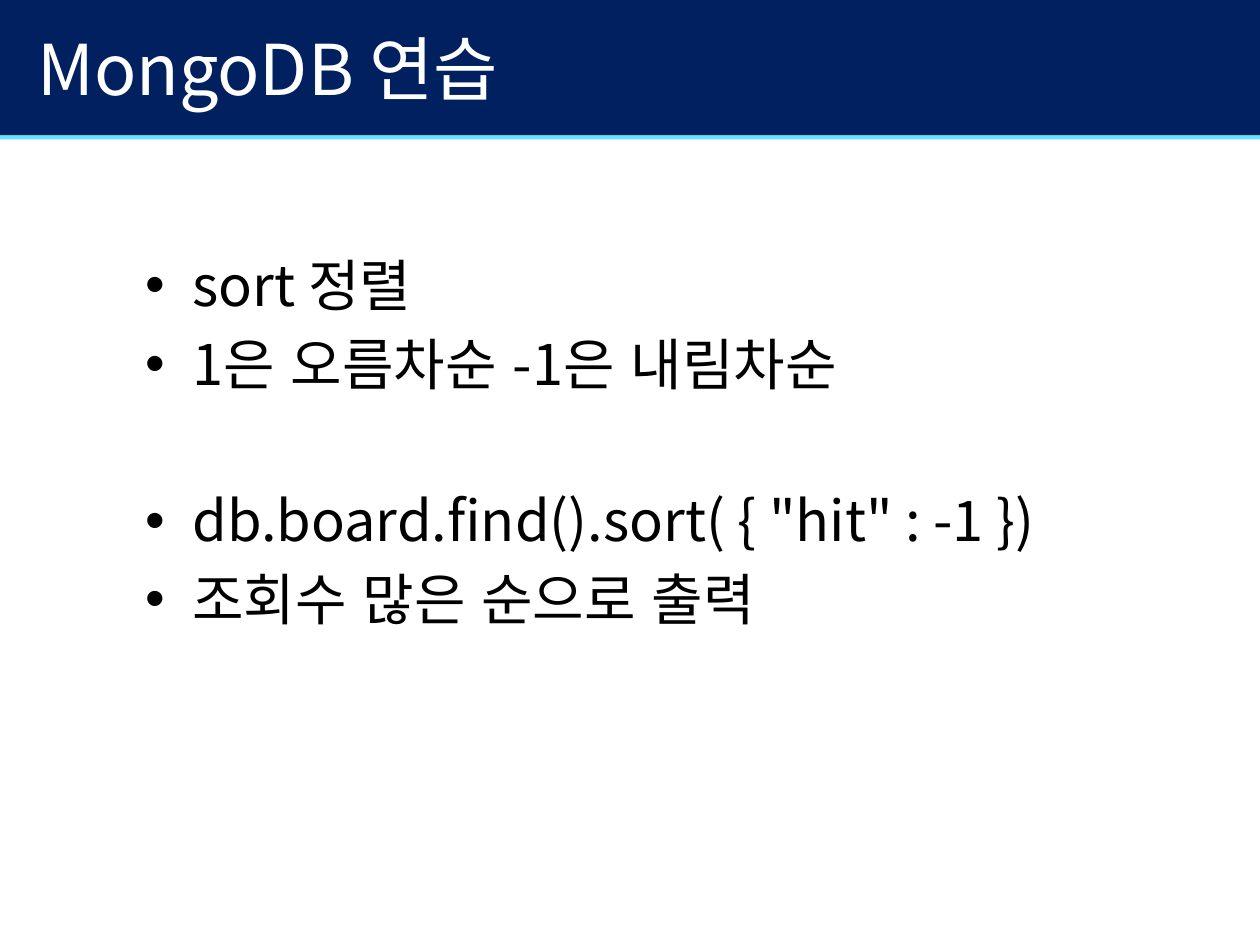
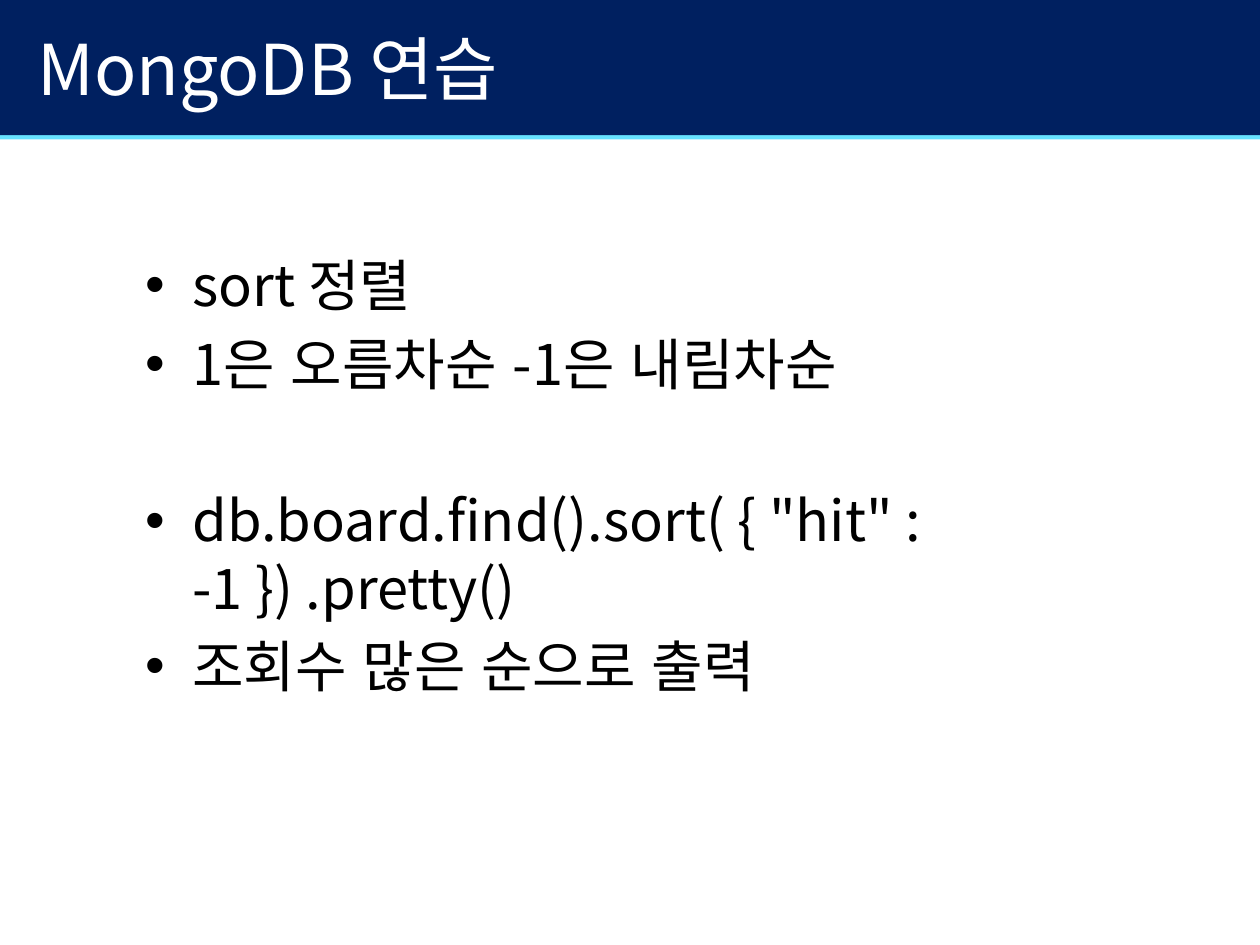
Before and after one commit to kindfamily/2017, a slide deck: slide 116 of lab&study/[STUDY]/fc/nodejs/3-0905-t/lecture_3.pptx. Drawn at 1260x945 pixels with LibreOffice and Linux fonts; fonts in the diff are those of the drawing; background and template pictures are left out. Boxes give left, top, right and bottom in pixels: in the first picture for what was removed or moved away, otherwise in the second. Text is boxed around its words. In the diff, an @@ line names an element or a change of style, - is before the commit and + after.

```diff
--- a/lab&study/[STUDY]/fc/nodejs/3-0905-t/lecture_3.pptx
+++ b/lab&study/[STUDY]/fc/nodejs/3-0905-t/lecture_3.pptx
@@ text at <box>192,495,893,622</box>: text changed @@
-• db.board.find().sort( { "hit" : -1 })
+• db.board.find().sort( { "hit" : -1 }) .pretty()
```
Also in this commit, not shown: 6 other files.
